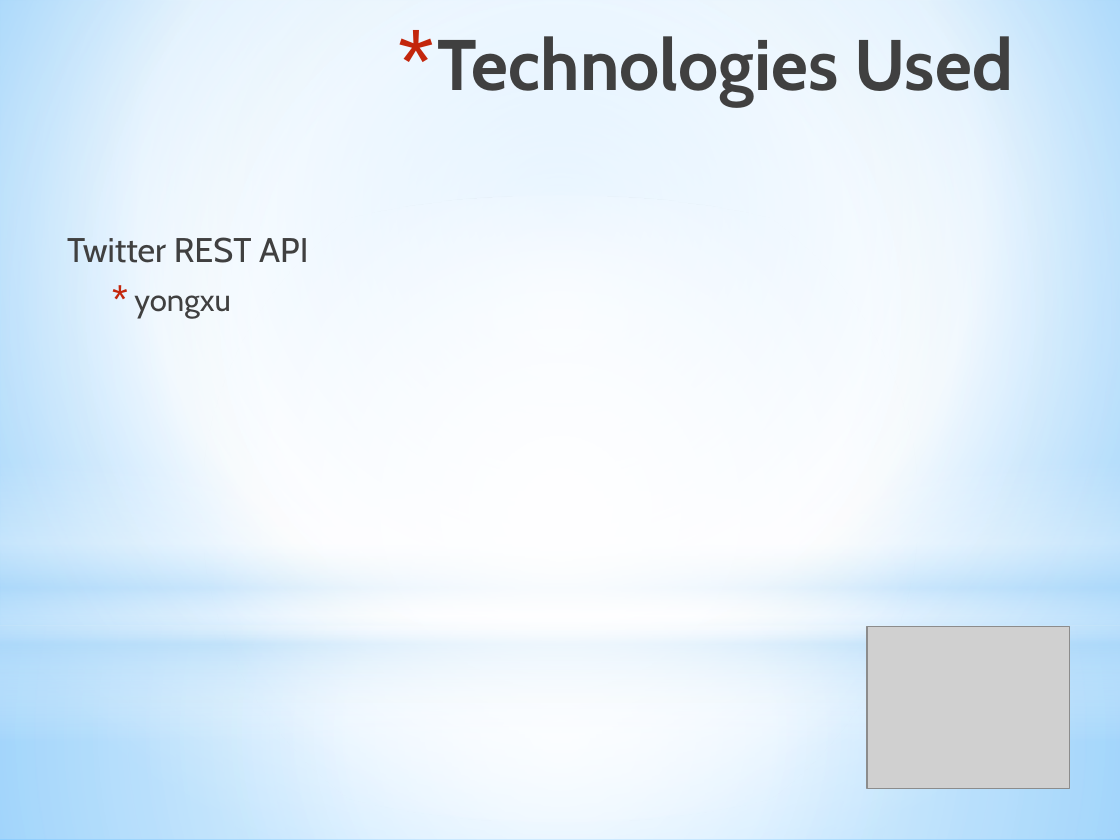
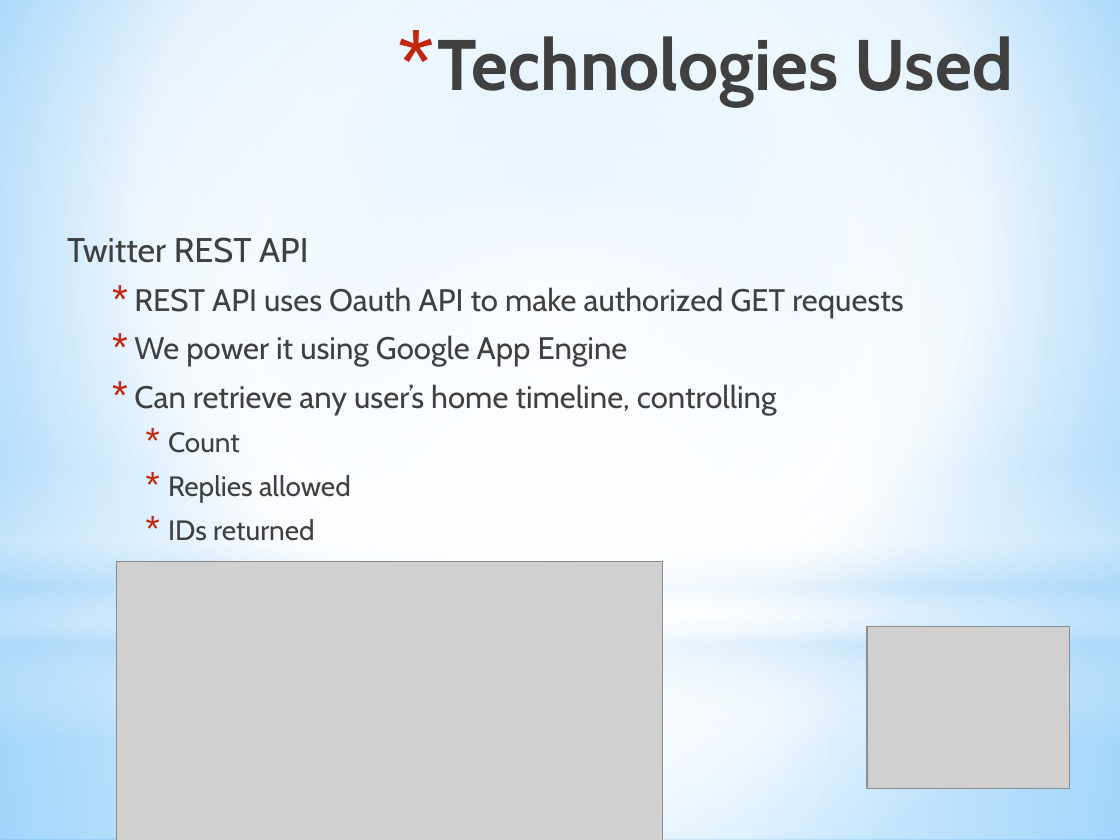
Before and after one commit to ewgarci/CloudProject, a slide deck: slide 7 of FinalProjPresentation.pptx. Drawn at 1120x840 pixels with LibreOffice and Linux fonts; fonts in the diff are those of the drawing; grey boxes stand for pictures; background and template pictures are left out. Boxes give left, top, right and bottom in pixels: in the first picture for what was removed or moved away, otherwise in the second. Text is boxed around its words. In the diff, an @@ line names an element or a change of style, - is before the commit and + after.

Commit message:
changes made to final proj presentation -- added content for petre and yongxu - kina

```diff
--- a/FinalProjPresentation.pptx
+++ b/FinalProjPresentation.pptx
@@ text at (x1=134, y1=287, x2=903, y2=541): text changed @@
-  * yongxu
+  * REST API uses Oauth API to make authorized GET requests
+  * We power it using Google App Engine
+  * Can retrieve any user’s home timeline, controlling
+    * Count
+    * Replies allowed
+    * IDs returned
@@ picture added at (x1=116, y1=561, x2=662, y2=840) @@
```
Also in this commit, not shown: 1 other slide changed.
